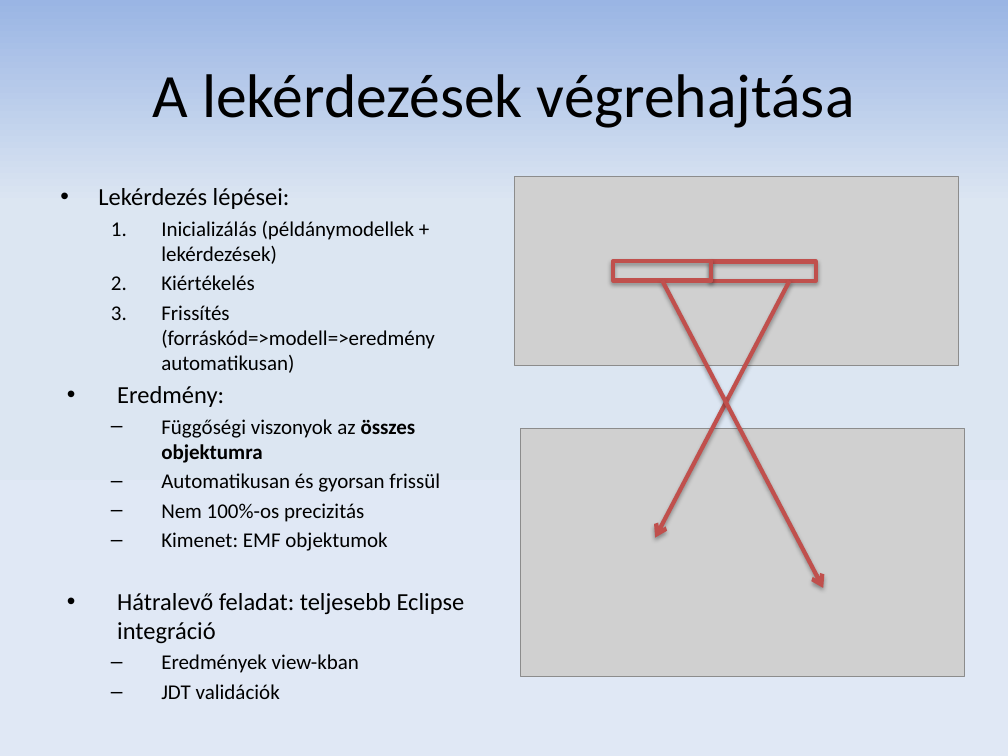
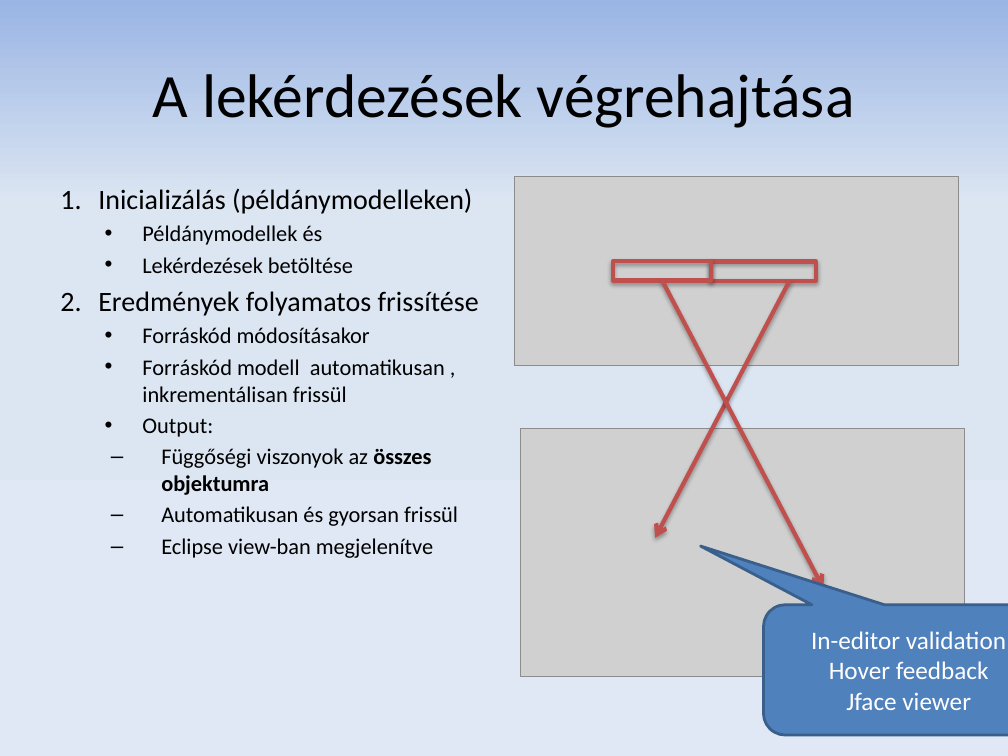
Before and after one commit to donat/incquery-deps, a slide deck: slide 14 of incquery-deps-documentation/presentation/tdk_pres_hu_v2.pptx (slide 13 before the commit). Drawn at 1008x756 pixels with LibreOffice and Linux fonts; fonts in the diff are those of the drawing; grey boxes stand for pictures. Boxes give left, top, right and bottom in pixels: in the first picture for what was removed or moved away, otherwise in the second. Text is boxed around its words. In the diff, an @@ line names an element or a change of style, - is before the commit and + after.

```diff
--- a/incquery-deps-documentation/presentation/tdk_pres_hu_v2.pptx
+++ b/incquery-deps-documentation/presentation/tdk_pres_hu_v2.pptx
@@ text at (x1=98, y1=188, x2=479, y2=437): text changed; size 15 to 16 pt @@
-• Lekérdezés lépései:
-  1. Inicializálás (példánymodellek + lekérdezések)
-  2. Kiértékelés
-  3. Frissítés (forráskód=>modell=>eredmény automatikusan)
-• Eredmény:
+  1. Inicializálás (példánymodelleken)
+    • Példánymodellek és
+    • Lekérdezések betöltése
+  2. Eredmények folyamatos frissítése
+    • Forráskód módosításakor
+    • Forráskód modell automatikusan , inkrementálisan frissül
+    • Output:
@@ text at (x1=161, y1=448, x2=458, y2=526): size 15 to 16 pt in "Függőségi viszonyok az összes objektumra", "Automatikusan és gyorsan frissül" @@
@@ text at (x1=161, y1=538, x2=433, y2=558): text changed; size 15 to 16 pt @@
-  – Nem 100%-os precizitás
-  – Kimenet: EMF objektumok
-• Hátralevő feladat: teljesebb Eclipse integráció
-  – Eredmények view-kban
-  – JDT validációk
+  – Eclipse view-ban megjelenítve
@@ rounded speech box added at (x1=763, y1=605, x2=1008, y2=735), fill #4F81BD, outline #3A5F8C 2 pt, 18 pt, text #FFFFFF @@
+In-editor validation
+Hover feedback
+Jface viewer
```
Also in this commit, not shown: 11 other slides changed, 2 slides added.
